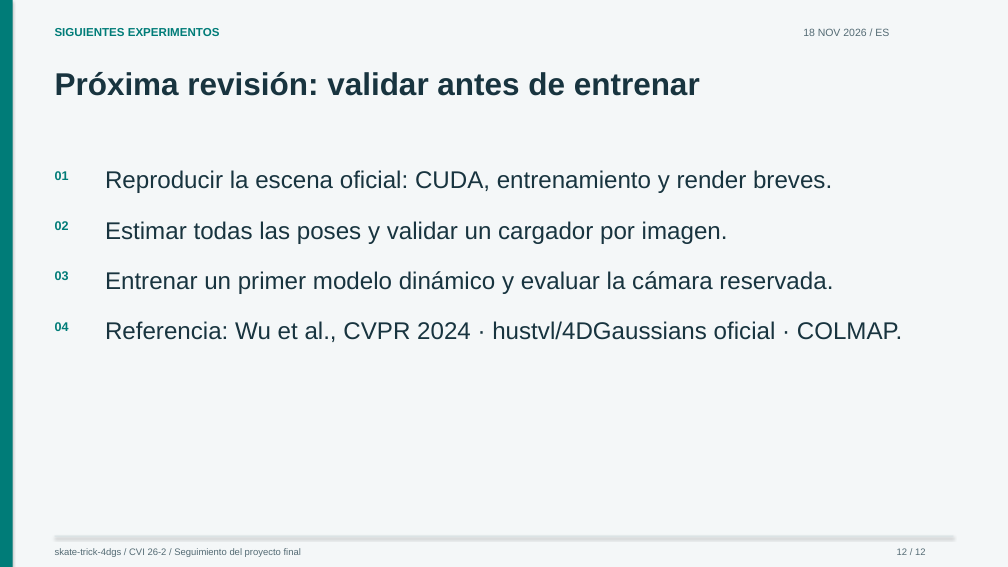
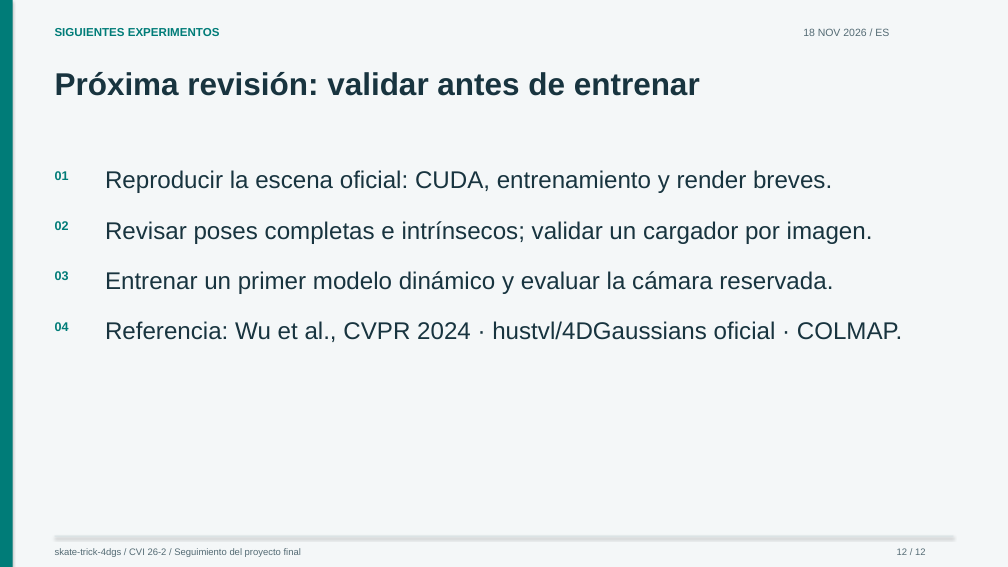
Before and after one commit to craptou/Projet_4D_Gaussian_Splatting, a slide deck: slide 12 of presentations/progress.es.pptx. Drawn at 1008x567 pixels with LibreOffice and Linux fonts; fonts in the diff are those of the drawing. Boxes give left, top, right and bottom in pixels: in the first picture for what was removed or moved away, otherwise in the second. Text is boxed around its words. In the diff, an @@ line names an element or a change of style, - is before the commit and + after.

```diff
--- a/presentations/progress.es.pptx
+++ b/presentations/progress.es.pptx
@@ text at [105, 221, 873, 244]: text changed @@
-Estimar todas las poses y validar un cargador por imagen.
+Revisar poses completas e intrínsecos; validar un cargador por imagen.
```
Also in this commit, not shown: 4 other slides changed, 27 other files.
